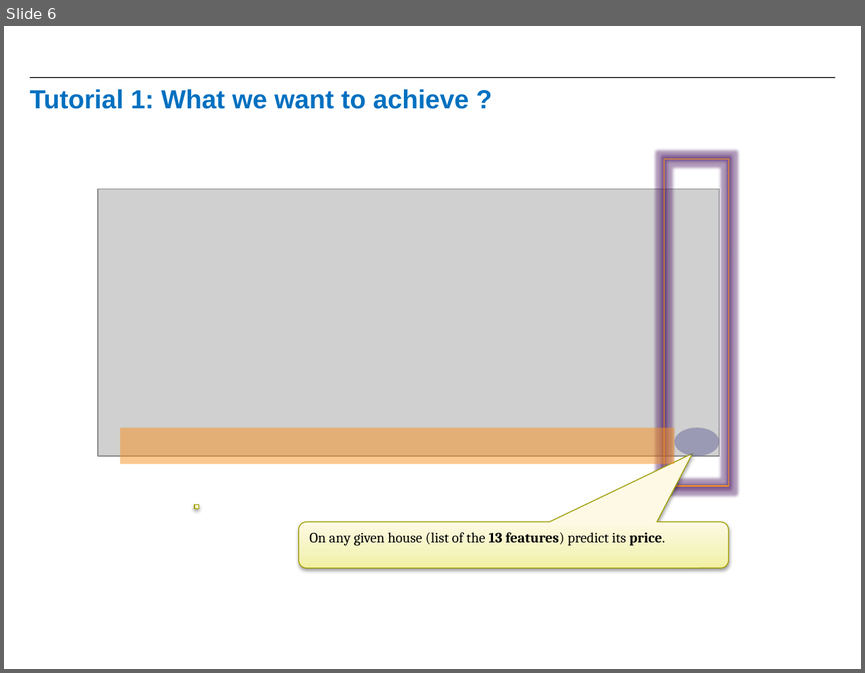
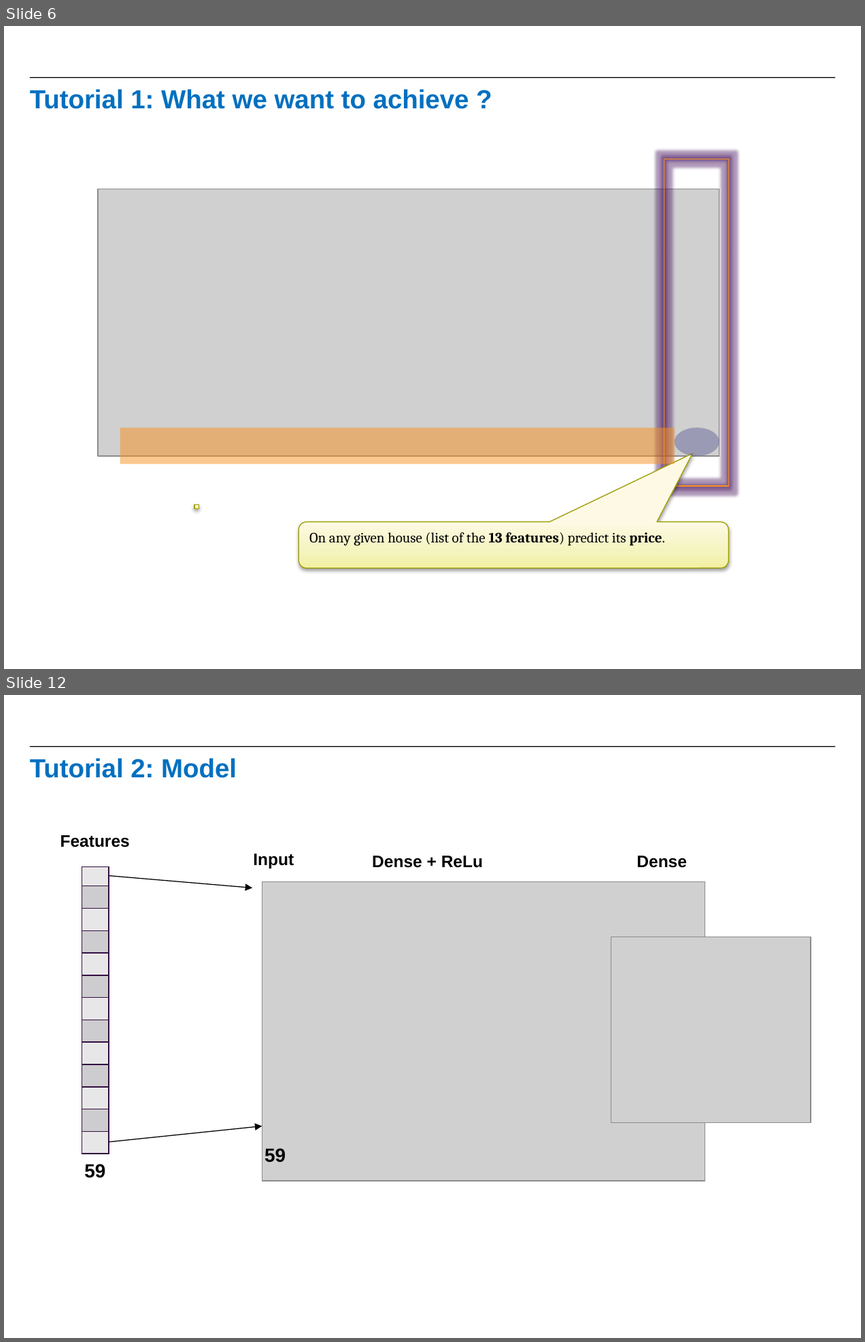
Before and after one commit to raanonr/practicals, a slide deck: PracticalKeras_Tutorials.pptx. Shown one above the other, each under a label of ours: slide 6 before the commit, slides 6 and 12 after it; the slides between them are not shown. The pictures are 865x673 and 865x1342 pixels, drawn with LibreOffice and Linux fonts; fonts in the diff are those of the drawing; grey boxes stand for pictures; background and template pictures are left out. Boxes give left, top, right and bottom in pixels: in the first picture for what was removed or moved away, otherwise in the second. Text is boxed around its words. In the diff, an @@ line names an element or a change of style, - is before the commit and + after.

Commit message:
Completed 5 tutorials

```diff
--- a/PracticalKeras_Tutorials.pptx
+++ b/PracticalKeras_Tutorials.pptx
@@ slide 12 added at <box>4,695,861,1338</box>, background #FFFFFF; not listed: 1 template element that a slide beside it also shows @@
@@ title added at <box>30,758,237,778</box>, 22 pt, text #0070C0, bold @@
+Tutorial 2: Model
@@ text added at <box>60,835,130,847</box>, 14 pt, text #000000, bold @@
+Features
@@ text added at <box>253,853,294,868</box>, 14 pt, text #000000, bold @@
+Input
@@ text added at <box>372,855,483,868</box>, 14 pt, text #000000, bold @@
+Dense + ReLu
@@ text added at <box>636,855,687,868</box>, 14 pt, text #000000, bold @@
+Dense
@@ table added at <box>82,866,109,1154</box>, 13 rows, 1 columns @@
+
+
+
+
+
+
+
+
+
+
+
+
+
@@ arrow added from (109, 876) to (252, 888), #000000 0.75 pt @@
@@ picture added at <box>262,882,705,1181</box> @@
@@ picture added at <box>611,936,810,1123</box> @@
@@ arrow added from (109, 1141) to (262, 1126), #000000 0.75 pt @@
@@ text added at <box>84,1164,105,1178</box>, 16 pt, text #000000, bold @@
+59
@@ text added at <box>264,1148,286,1162</box>, 16 pt, text #000000, bold @@
+59
```
Also in this commit, not shown: 4 slides changed, 18 other slides added.
